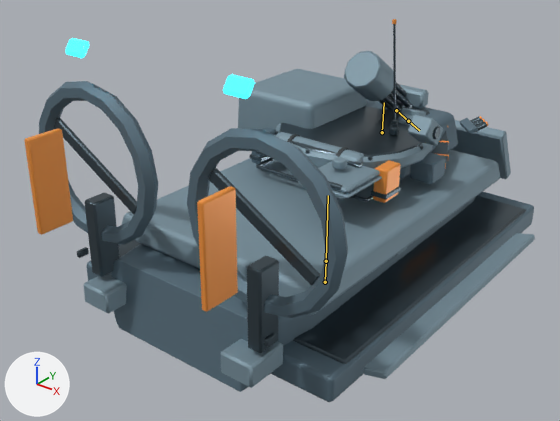
One commit to the FBX model unity/RogueCommandAssetAuthoring/Assets/RogueCommandExpansionSample/Models/TidebreakerHovercraft.fbx: the scene before it, then after it.
Both versions are drawn from a 50 mm lens placed at (3.52, -5.07, 3.72), pointed at (-0.14, -0.5, 0.88). Every picture has the same lights, and +X, +Y and +Z are marked at lower left. The picture after the commit comes second. Both versions are drawn at frame 5 of the action 'TidebreakerHovercraft_Armature|TidebreakerHovercraft_Action_Drive'; the numbers are the values there. The bones that bend it are drawn over the model as lines.

The first picture shows 'TidebreakerHovercraft_Batch_Emissive', 'TidebreakerHovercraft_Batch_Gunmetal', 'TidebreakerHovercraft_Batch_LightArmor', 'TidebreakerHovercraft_Batch_PrimaryArmor', 'TidebreakerHovercraft_Batch_Warning' and 1 more.
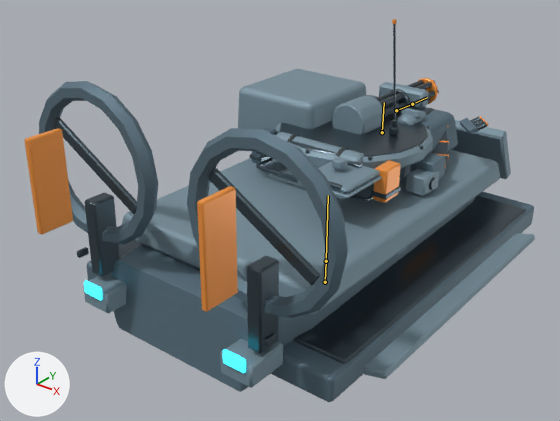
The change, as a diff of the scene's bpy script:
```diff
--- a/unity/RogueCommandAssetAuthoring/Assets/RogueCommandExpansionSample/Models/TidebreakerHovercraft.fbx.py
+++ b/unity/RogueCommandAssetAuthoring/Assets/RogueCommandExpansionSample/Models/TidebreakerHovercraft.fbx.py
@@ bone_bone_turretpitch @@
 bone_bone_turretpitch = bpy.data.objects['TidebreakerHovercraft_Armature'].pose.bones['Bone_TurretPitch']  # child of 'Bone_TurretYaw'
-bone_bone_turretpitch.rotation_quaternion = (0.956, -0.292, 0.0, 0.0)  # degrees (-34, 0, 0)
+bone_bone_turretpitch.rotation_quaternion = (1.0, -0.013, 0.0, 0.0)  # degrees (-1, 0, 0)
```

Boxes [x1, y1, x2, y2] around the edits, measured in the pictures (560 x 421 px):
'TidebreakerHovercraft_Batch_LightArmor', posed
    before: [83, 51, 535, 388]
    after: [83, 69, 535, 388]
'TidebreakerHovercraft_Batch_Gunmetal', posed
    both: [54, 24, 526, 364]
'TidebreakerHovercraft_Batch_Warning', posed
    both: [24, 19, 488, 312]
'TidebreakerHovercraft_Batch_Emissive', posed (mostly hidden)
    before: [65, 38, 255, 99]
    after: [84, 280, 246, 373]
bone 'Bone_TurretPitch', root to tip
    before: (396, 110) to (408, 121)
    after: (396, 110) to (412, 104)
